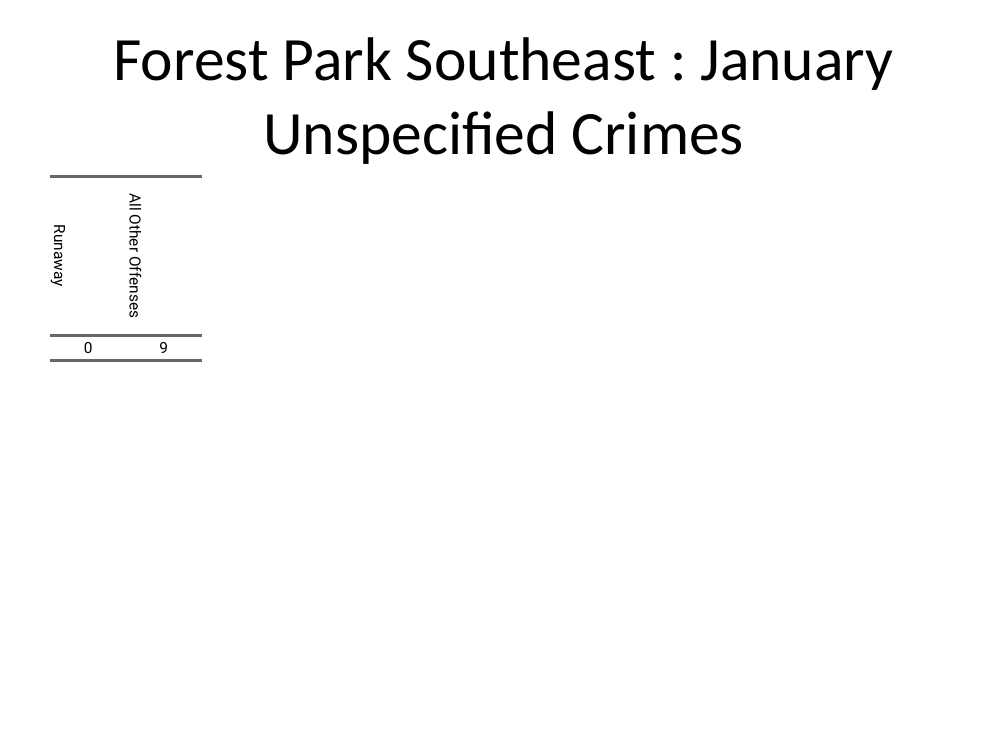
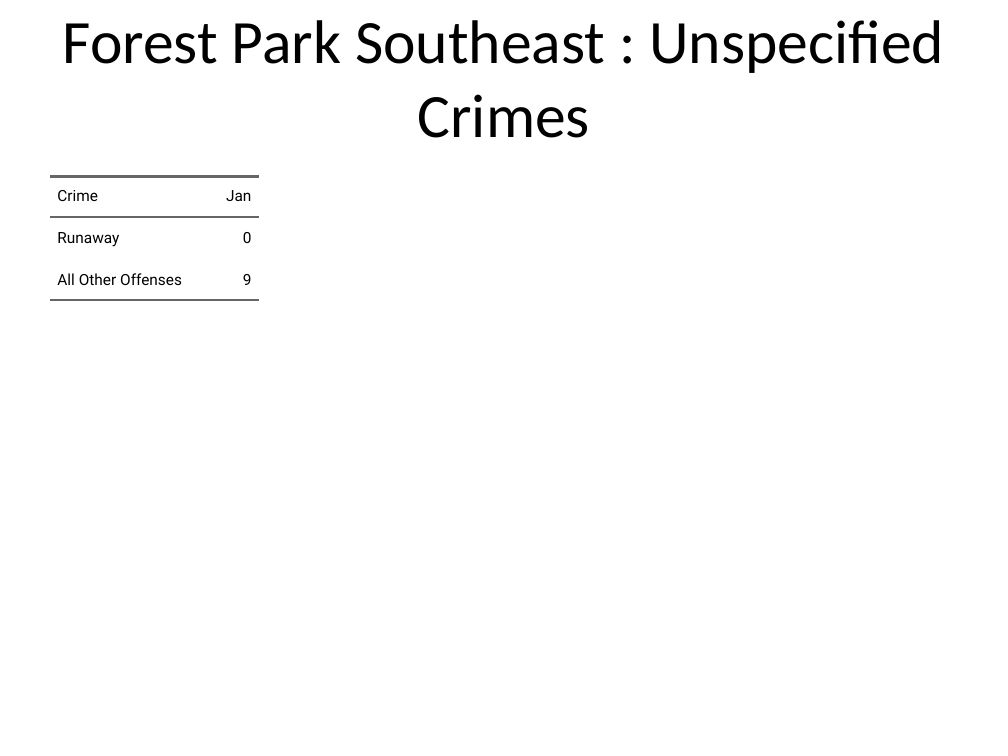
Before and after one commit to wumcrc/monthly-crime-reports, a slide deck: slide 7 of NIBRS/results/test.pptx. Drawn at 1008x756 pixels with LibreOffice and Linux fonts; fonts in the diff are those of the drawing. Boxes give left, top, right and bottom in pixels: in the first picture for what was removed or moved away, otherwise in the second. Text is boxed around its words. In the diff, an @@ line names an element or a change of style, - is before the commit and + after.

```diff
--- a/NIBRS/results/test.pptx
+++ b/NIBRS/results/test.pptx
@@ title at [63, 20, 944, 138]: text changed @@
-Forest Park Southeast : January Unspecified Crimes
+Forest Park Southeast : Unspecified Crimes
@@ table at [50, 176, 258, 675] @@
-row 1: Runaway | All Other Offenses
-row 2: 0 | 9
+row 1: Crime | Jan
+row 2: Runaway | 0
+row 3: All Other Offenses | 9
@@ table: place and size @@
-table at [50, 176, 202, 675]
+table at [50, 176, 258, 675]
```
Also in this commit, not shown: 17 other slides changed.
